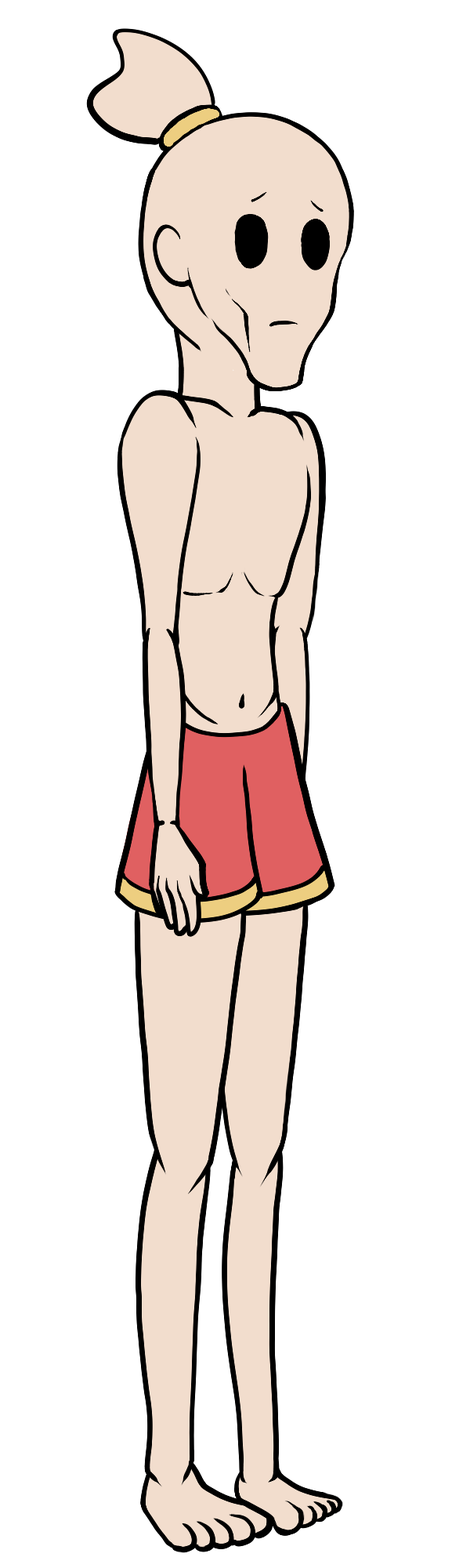
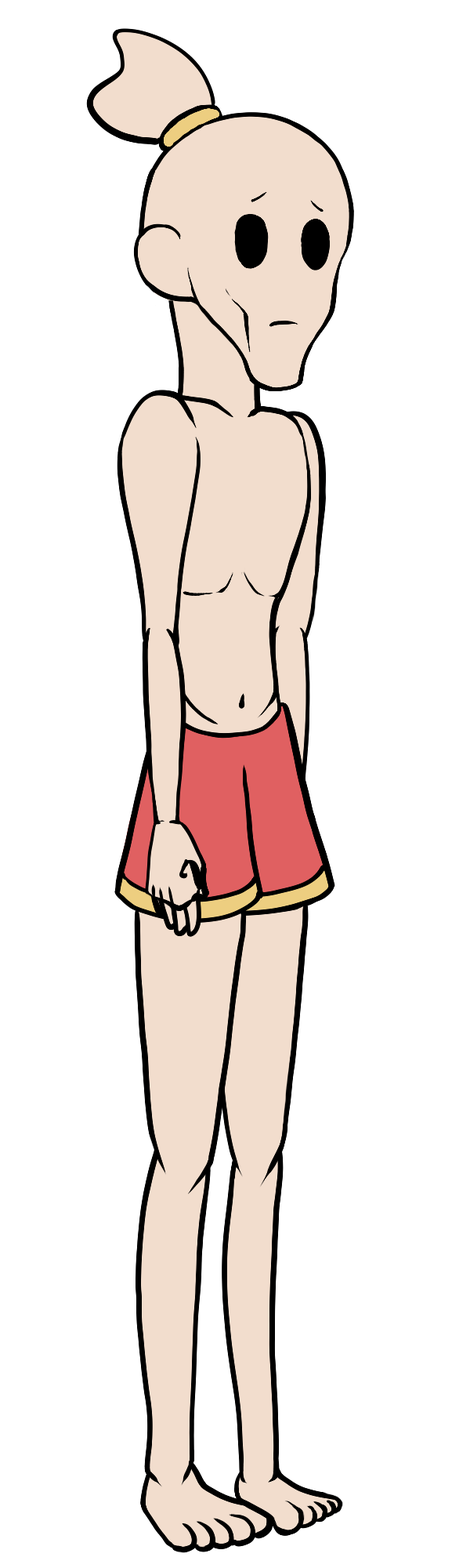
Two versions of the same layered image (470 × 1568). Layer-by-layer changes:
added layer "Fist_Right" above "Hand_Right" over (x1=145, y1=820, x2=207, y2=912)
moved "Head" above "Body", painted on it over (x1=133, y1=223, x2=251, y2=381)
painted on "Body" over (x1=166, y1=273, x2=246, y2=367)
added layer "Back" above "Thigh_Right" over (x1=138, y1=272, x2=312, y2=739)
added layer "Fist_Left" above "Hand_Left" over (x1=313, y1=813, x2=316, y2=821)
